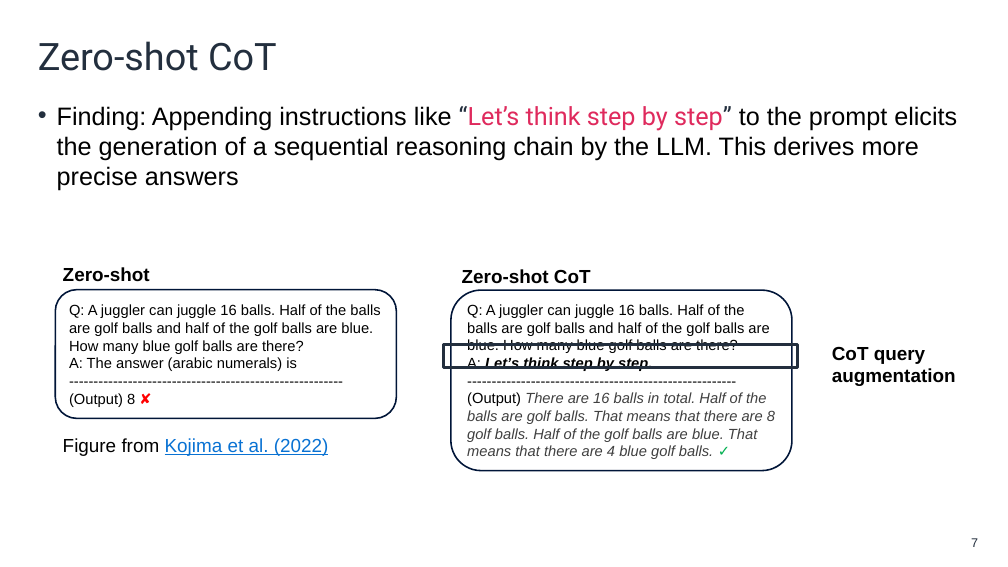
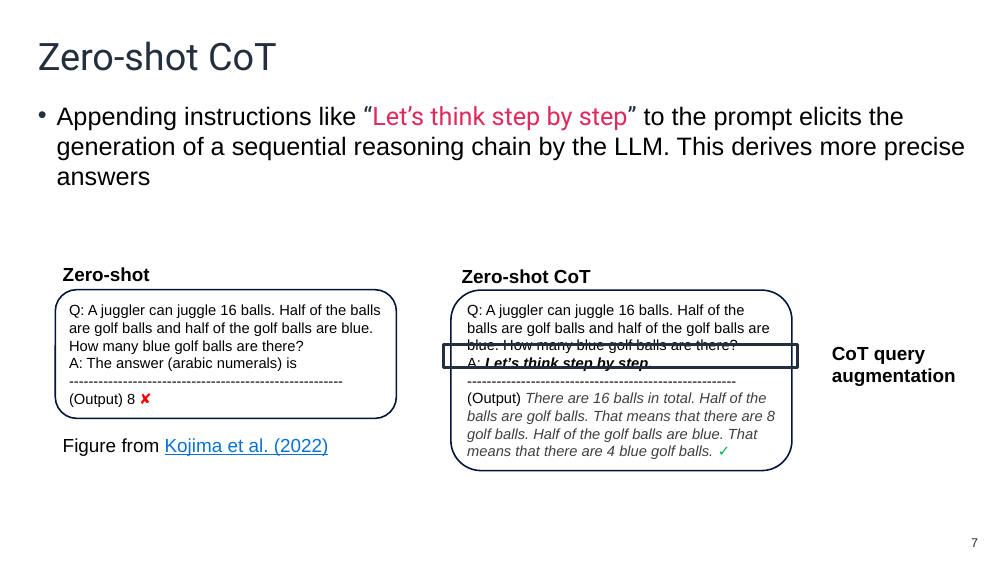
Before and after one commit to aws-samples/mlu-eep-generative-ai, a slide deck: slide 7 of Lessons/Lesson-4/Advanced Prompting Techniques.pptx. Drawn at 1008x567 pixels with LibreOffice and Linux fonts; fonts in the diff are those of the drawing; background and template pictures are left out. Boxes give left, top, right and bottom in pixels: in the first picture for what was removed or moved away, otherwise in the second. Text is boxed around its words. In the diff, an @@ line names an element or a change of style, - is before the commit and + after.

```diff
--- a/Lessons/Lesson-4/Advanced Prompting Techniques.pptx
+++ b/Lessons/Lesson-4/Advanced Prompting Techniques.pptx
@@ text at box(57, 106, 965, 186): text changed @@
-• Finding: Appending instructions like “Let’s think step by step” to the prompt elicits the generation of a sequential reasoning chain by the LLM. This derives more precise answers
+• Appending instructions like “Let’s think step by step” to the prompt elicits the generation of a sequential reasoning chain by the LLM. This derives more precise answers
```
Also in this commit, not shown: 15 other slides changed, 16 other files.
